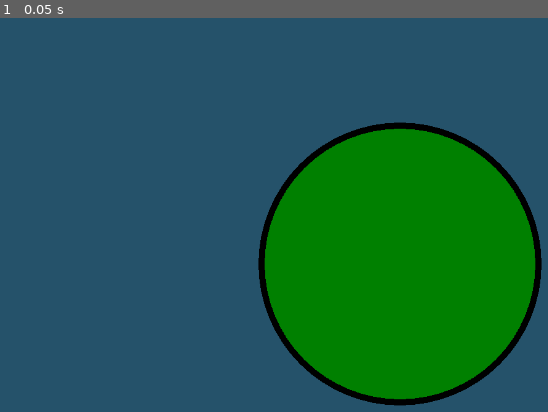
Above: before the commit, frame 1.
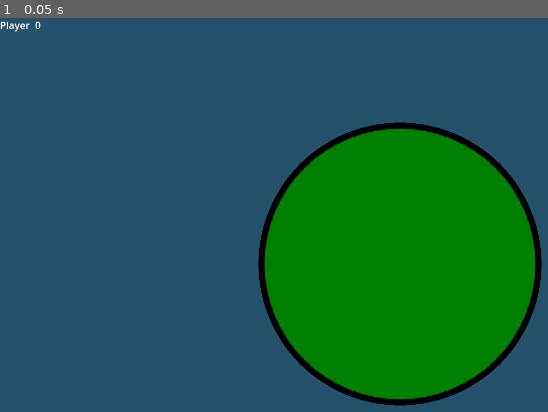
Above: after the commit, the same moment.

Repository: mikechuck/poker-game
Game: Godot game, scene res://scenes/main.tscn
Same seed, same stepped clock (60 frames per second), same inputs: the game is played once before the commit and once after it.
Inputs:
- Up to frame 1 (0.05 s): no input

The runs differ from the first frame. In frame 1, less than 0.1% of the frame differs, in the area x 0-8%, y 0-4%.

Commit message:
fixed player data assignment, more player ui work

Diff:
--- a/scenes/main.tscn
+++ b/scenes/main.tscn
@@ -1,7 +1,8 @@
-[gd_scene load_steps=3 format=3 uid="uid://bv78nq7paqs7f"]
+[gd_scene load_steps=4 format=3 uid="uid://bv78nq7paqs7f"]
 
 [ext_resource type="Script" uid="uid://b7pkboiy8lcrw" path="res://scripts/table.gd" id="1_cfscn"]
 [ext_resource type="Script" uid="uid://t8a0fwy0ry0u" path="res://scripts/game_manager.gd" id="1_h2fnp"]
+[ext_resource type="PackedScene" uid="uid://dof81yg1jefa" path="res://scenes/player_ui.tscn" id="3_sugp2"]
 
 [node name="main" type="Node2D"]
 
@@ -10,3 +11,5 @@
 
 [node name="GameManager" type="Node2D" parent="."]
 script = ExtResource("1_h2fnp")
+
+[node name="PlayerUI" parent="." instance=ExtResource("3_sugp2")]
--- a/scenes/player_ui.tscn
+++ b/scenes/player_ui.tscn
@@ -1,3 +1,20 @@
-[gd_scene format=3 uid="uid://dof81yg1jefa"]
+[gd_scene load_steps=2 format=3 uid="uid://dof81yg1jefa"]
+
+[ext_resource type="Script" uid="uid://b1jfi6ws60cfm" path="res://scripts/player_ui.gd" id="1_jkj6h"]
 
 [node name="PlayerUI" type="Node2D"]
+script = ExtResource("1_jkj6h")
+
+[node name="PlayerName" type="Node2D" parent="."]
+
+[node name="Label" type="RichTextLabel" parent="PlayerName"]
+clip_contents = false
+offset_right = 54.0
+offset_bottom = 25.0
+text = "Player
+"
+
+[node name="Value" type="RichTextLabel" parent="PlayerName"]
+offset_left = 57.0
+offset_right = 239.0
+offset_bottom = 25.0
--- a/scripts/game_manager.gd
+++ b/scripts/game_manager.gd
@@ -22,6 +22,7 @@
 
 ### Client fields
 var player_data = null
+var player_ui = null
 
 ### Start built in methods
 
@@ -34,6 +35,7 @@
 		set_player_seats()
 	else:
 		is_server = false
+		player_ui = $PlayerUI
 		screen_origin = get_viewport_rect().size / 2
 		connect_to_server()
 		queue_redraw()
@@ -85,7 +87,8 @@
 	for player_id in connected_players.keys():
 		dict_connect_players[player_id] = connected_players[player_id].to_dict()
 	update_connected_players_list.rpc(dict_connect_players)
-	assign_player_data.rpc(id, connected_player)
+	#assign_player_data.rpc(id, connected_player)
+	rpc_id(id, "assign_player_data", connected_player.to_dict())
 	print("Number of players connected: %s" % [connected_players.size()])
 
 func _on_peer_disconnected(id):
@@ -179,9 +182,9 @@
 
 ### Client RPCs
 
-@rpc("reliable")
+@rpc("reliable", "authority")
 func assign_player_data(player):
-	player_data = player
+	player_data = ConnectedPlayer.from_dict(player)
 	print("My player id is: %s" % [player_data.id])
 
 @rpc("call_remote")
@@ -192,7 +195,7 @@
 
 @rpc("call_remote")
 func update_player_seats_list(new_player_seats):
-	print("Got new player seat list")
+	print("Player %s got new seat list from server, queueing redraw" % [player_data.id])
 	clear_drawn_player_nodes()
 	player_seats = deserialize_player_seats(new_player_seats)
 	redraw_players()
--- /dev/null
+++ b/scripts/player_ui.gd
@@ -0,0 +1,12 @@
+extends Node2D
+
+var player_id = 0
+
+func _ready() -> void:
+	update_player_name(player_id)
+
+
+func update_player_name(player_name):
+	var player_value_node = $PlayerName/Value
+	player_value_node.clear()
+	player_value_node.text = str(player_name)
Not shown: 1 places in scenes/card.tscn that only renumber resources
Not shown, added: scripts/player_ui.gd.uid
Not shown, changed: start_server.ps1
